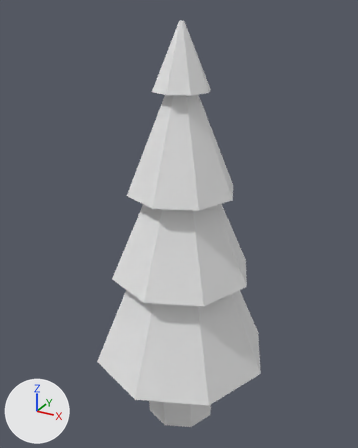
One commit to the OBJ model Models/Pine/pine.obj: the scene before it, then after it.
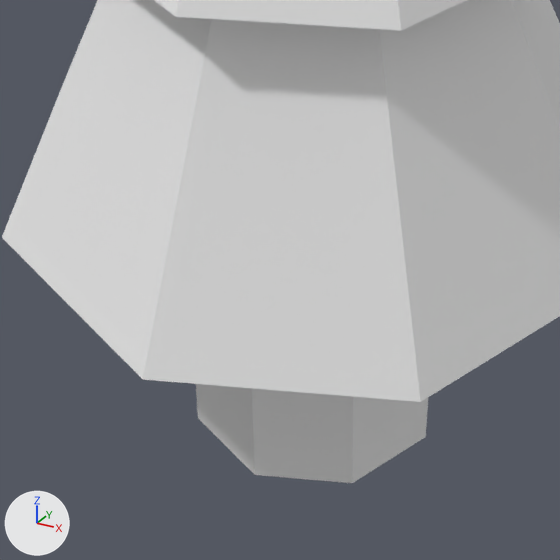
Each version is shown whole from a 50 mm camera at (2.39, -4.41, 3.48) aimed at (-0.07, 0.07, 1.24), then close up on the part from 27% to 69% of the width and 67% to 100% of the height. The axes (+X, +Y, +Z) are drawn at lower left. The lights are the same throughout. Where no turn or scale is listed for an object, it has been applied to the vertices.
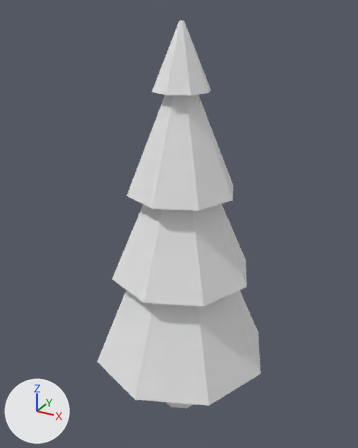
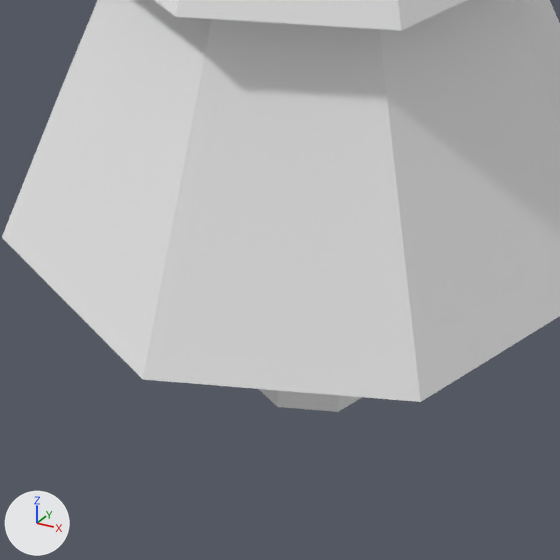
The newer file is also turned or shifted as a whole; pictures and numbers use the older file's frame.

Pixel boxes (x1, y1, x2, y2) of what changed, in the close-ups (560 x 560 px; the box of a moved part takes in the faces that stretch with it):
'Cylinder', reshaped: before (2, 0, 560, 483); after (2, 0, 560, 412)
part 1 of me_cylinder, moved or reshaped: before (196, 384, 428, 483); after (259, 389, 362, 412)

The change, as a diff of the scene's bpy script:
```diff
--- a/Models/Pine/pine.obj.py
+++ b/Models/Pine/pine.obj.py
@@ me_cylinder @@
 me_cylinder.from_pydata(...)  # 80 vertices, 74 faces; spans x -1.03..1.03, y -1.03..1.03, z -1.28..3.35
 # used by ob_cylinder; location = (0.0, 0.0, 0.0)
-me_cylinder.vertices[0].co = (0.0, 0.43, -1.28)
-me_cylinder.vertices[2].co = (0.3, 0.3, -1.28)
-me_cylinder.vertices[4].co = (0.42, 0.0, -1.28)  # pixel (425, 436)
-me_cylinder.vertices[6].co = (0.3, -0.3, -1.28)  # pixel (352, 483)
-me_cylinder.vertices[8].co = (0.0, -0.42, -1.28)  # pixel (254, 474)
-me_cylinder.vertices[10].co = (-0.3, -0.3, -1.28)  # pixel (197, 418)
-me_cylinder.vertices[12].co = (-0.42, 0.0, -1.28)
-me_cylinder.vertices[14].co = (-0.3, 0.3, -1.28)
-me_cylinder.vertices[40].co = (0.31, 0.3, -0.39)
-me_cylinder.vertices[41].co = (0.43, -0.01, -0.39)
-me_cylinder.vertices[42].co = (0.31, -0.32, -0.39)
-me_cylinder.vertices[43].co = (0.0, -0.44, -0.39)
-me_cylinder.vertices[44].co = (-0.31, -0.32, -0.39)
-me_cylinder.vertices[45].co = (-0.44, -0.01, -0.39)
-me_cylinder.vertices[46].co = (-0.31, 0.3, -0.39)
-me_cylinder.vertices[47].co = (0.0, 0.42, -0.39)
+# me_cylinder part 1
+me_cylinder.vertices[0].co = (0.0, 0.26, -1.11)
+me_cylinder.vertices[2].co = (0.19, 0.19, -1.11)
+me_cylinder.vertices[4].co = (0.27, 0.0, -1.11)
+me_cylinder.vertices[6].co = (0.19, -0.19, -1.11)  # pixel (338, 411)
+me_cylinder.vertices[8].co = (0.0, -0.27, -1.11)  # pixel (277, 406)
+me_cylinder.vertices[10].co = (-0.19, -0.19, -1.11)
+me_cylinder.vertices[12].co = (-0.27, 0.0, -1.11)
+me_cylinder.vertices[14].co = (-0.19, 0.19, -1.11)
+me_cylinder.vertices[40].co = (0.17, 0.16, -0.39)
+me_cylinder.vertices[41].co = (0.24, -0.01, -0.39)
+me_cylinder.vertices[42].co = (0.17, -0.18, -0.39)
+me_cylinder.vertices[43].co = (0.0, -0.25, -0.39)
+me_cylinder.vertices[44].co = (-0.17, -0.18, -0.39)
+me_cylinder.vertices[45].co = (-0.24, -0.01, -0.39)
+me_cylinder.vertices[46].co = (-0.17, 0.16, -0.39)
+me_cylinder.vertices[47].co = (0.0, 0.23, -0.39)
 me_cylinder.materials.append(mat_none)
```
